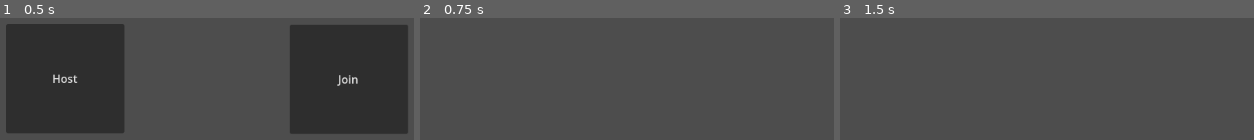
Above: before the commit, frames 1-3 (left to right).
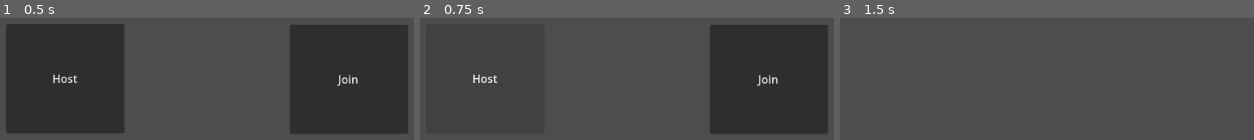
Above: after the commit, the same moments.

Repository: denis0bej/godotTren
Game: Godot game, scene res://scenes/control.tscn
Same seed, same stepped clock (60 frames per second), same inputs: the game is played once before the commit and once after it. The engine's default icon, where the game draws it, is replaced by a stand-in: a white triangle on a blue panel in a dark square.
Inputs (mouse positions are in pixels of both pictures, inside the frame that each line leads up to):
- Up to frame 1 (0.5 s): no input
- Up to frame 2 (0.75 s): click "Host" at 0.5 s
- Up to frame 3 (1.5 s): click (1187, 79) at 1.25 s, where only the run after the commit has a clickable "Join"

Frame 1 is identical in both runs. In frame 2, 26% of the frame differs, in the area x 12-99%, y 5-96%; in frame 3, nothing differs.

Commit message:
Added multiplayer

Diff:
--- a/scenes/main.tscn
+++ b/scenes/main.tscn
@@ -1,3 +1,14 @@
 [gd_scene format=3 uid="uid://ckbt8n2kh1ljp"]
 
+[ext_resource type="Script" uid="uid://cbrmj1yi1f80f" path="res://scripts/main.gd" id="1_o5qli"]
+[ext_resource type="PackedScene" uid="uid://dnsfifansl8ix" path="res://scenes/player_1.tscn" id="2_0wfyh"]
+
 [node name="Main" type="Node2D" unique_id=899929387]
+script = ExtResource("1_o5qli")
+player_scene = ExtResource("2_0wfyh")
+
+[node name="Players" type="Node2D" parent="." unique_id=848960997]
+
+[node name="MultiplayerSpawner" type="MultiplayerSpawner" parent="." unique_id=1767120196]
+_spawnable_scenes = PackedStringArray("uid://dnsfifansl8ix")
+spawn_path = NodePath("../Players")
--- /dev/null
+++ b/scenes/player_1.tscn
@@ -0,0 +1,14 @@
+[gd_scene format=3 uid="uid://dnsfifansl8ix"]
+
+[ext_resource type="Texture2D" uid="uid://b7pyflkfosjj5" path="res://icon.svg" id="1_rfmnd"]
+
+[sub_resource type="CircleShape2D" id="CircleShape2D_gneq0"]
+radius = 67.26812
+
+[node name="Player1" type="CharacterBody2D" unique_id=207465901]
+
+[node name="Sprite2D" type="Sprite2D" parent="." unique_id=1316325150]
+texture = ExtResource("1_rfmnd")
+
+[node name="CollisionShape2D" type="CollisionShape2D" parent="." unique_id=1602842692]
+shape = SubResource("CircleShape2D_gneq0")
--- a/scripts/control.gd
+++ b/scripts/control.gd
@@ -6,6 +6,7 @@
 var peer = ENetMultiplayerPeer.new()
 
 func _ready():
+	peer.set_bind_ip("0.0.0.0")
 	# HOOK UP THE SIGNALS
 	# These fire when the connection actually happens
 	multiplayer.peer_connected.connect(_on_player_connected)
@@ -32,7 +33,13 @@
 	print("FAILED! Could not connect. Check IP/Firewall.")
 
 func _on_host_pressed() -> void:
-	peer.create_server(PORT)
+	var error = peer.create_server(PORT)
+	if error != OK:
+		print("Cannot host: " + str(error))
+		return
+	else:
+		print("worked")
+
 	multiplayer.multiplayer_peer = peer
 
 	load_game_lvl()
@@ -42,6 +49,7 @@
 	peer.create_client(DEFAULT_IP, PORT)
 	multiplayer.multiplayer_peer = peer
 
+	load_game_lvl()
 	print("connecting!")
 
 
--- /dev/null
+++ b/scripts/main.gd
@@ -0,0 +1,19 @@
+extends Node2D
+
+@export var player_scene: PackedScene
+
+func _ready():
+	# HOOK UP THE SIGNALS
+	# These fire when the connection actually happens
+	multiplayer.peer_connected.connect(_on_player_connected)
+
+func _on_player_connected(id):
+	var player = player_scene.instantiate()
+
+	player.name = str(id)
+
+	$Players.add_child(player)
+
+	player.set_multiplayer_authority(id)
+
+	print("Player Connected! ID: " + str(id))
Not shown, added: scripts/main.gd.uid
